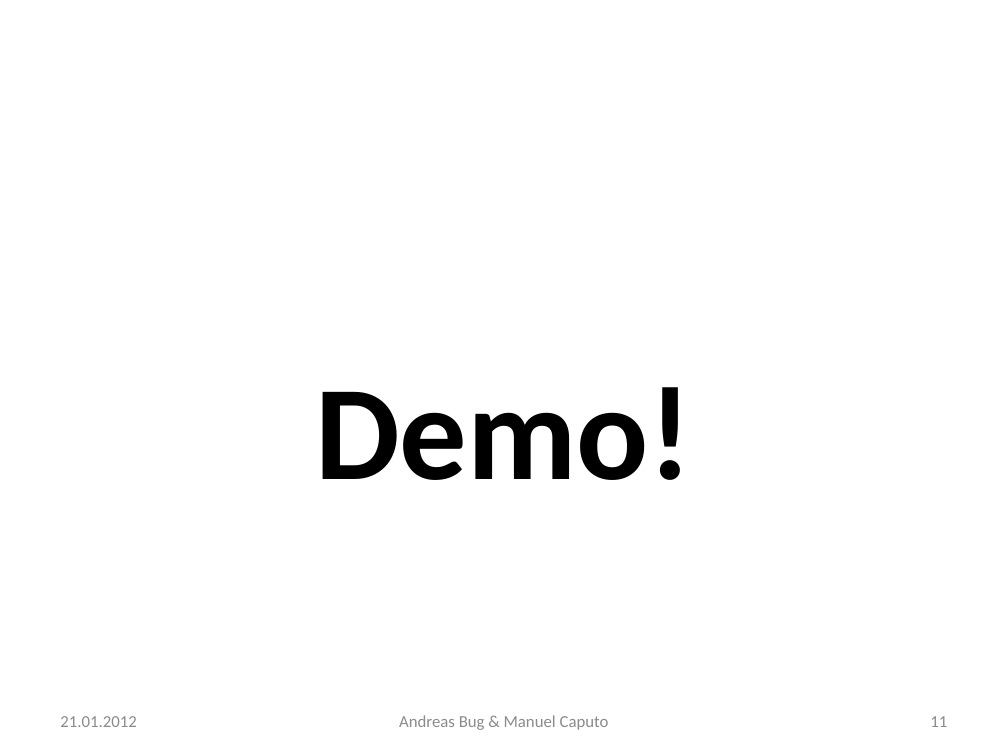
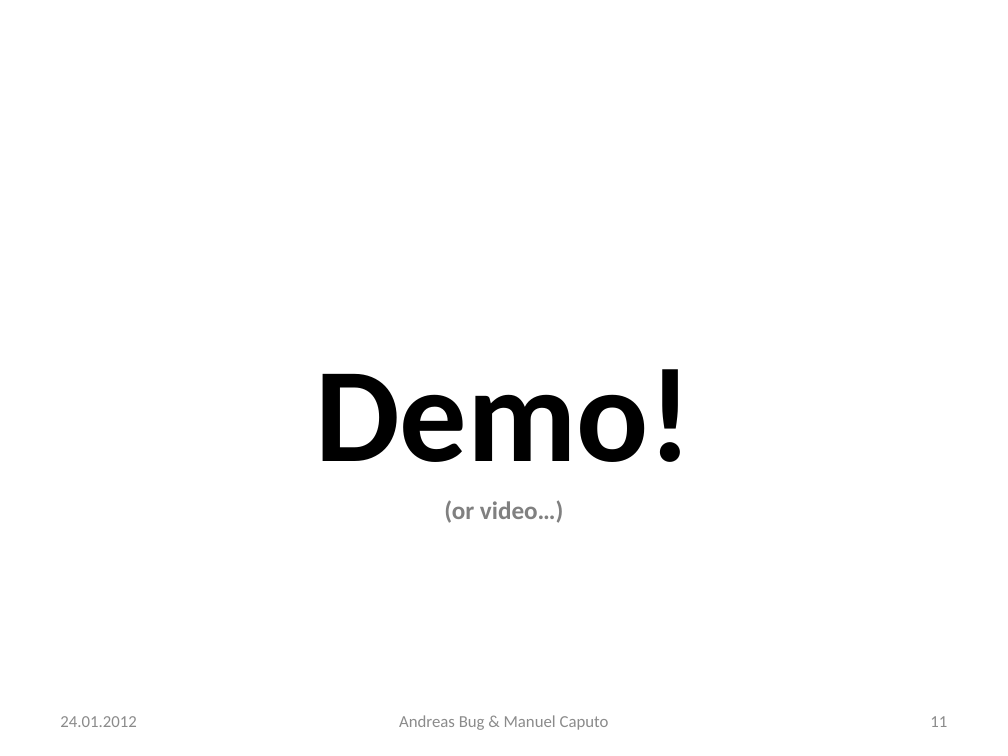
Before and after one commit to n0rf/htwg-grade-app, a slide deck: slide 11 of docs/notenapp-praesi.pptx. Drawn at 1008x756 pixels with LibreOffice and Linux fonts; fonts in the diff are those of the drawing. Boxes give left, top, right and bottom in pixels: in the first picture for what was removed or moved away, otherwise in the second. Text is boxed around its words. In the diff, an @@ line names an element or a change of style, - is before the commit and + after.

```diff
--- a/docs/notenapp-praesi.pptx
+++ b/docs/notenapp-praesi.pptx
@@ text at (444,500,564,523): paragraph added @@
+(or video…)
@@ text at (60,716,136,727): text changed @@
-21.01.2012
+24.01.2012
```
Also in this commit, not shown: 13 other slides changed.
